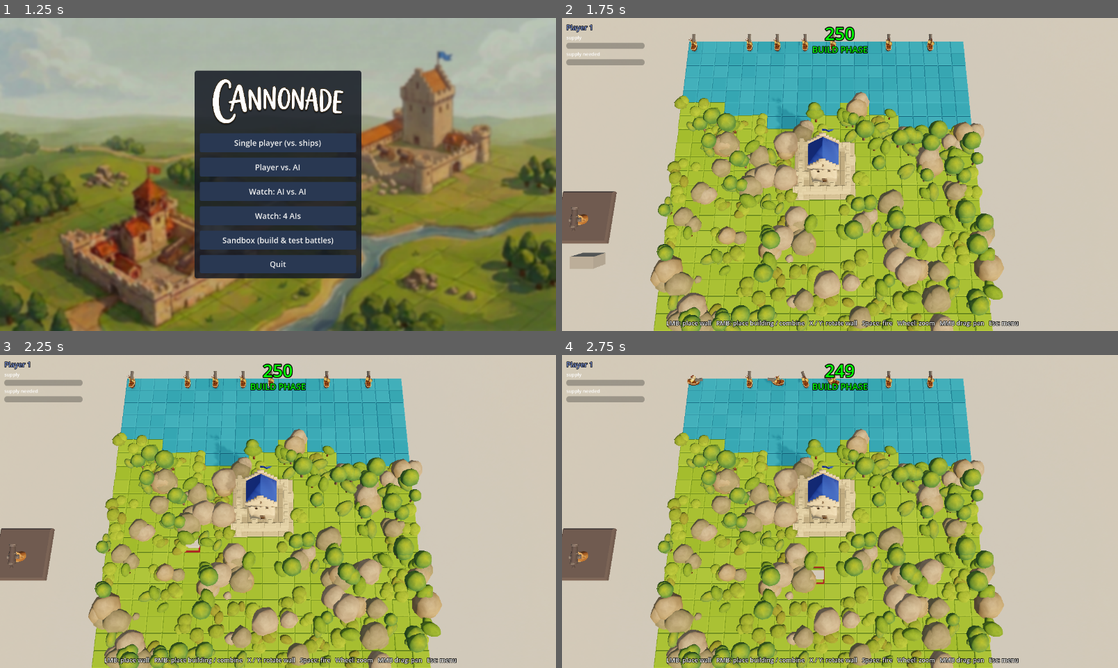
Above: before the commit, frames 1-4 (two rows, left to right).
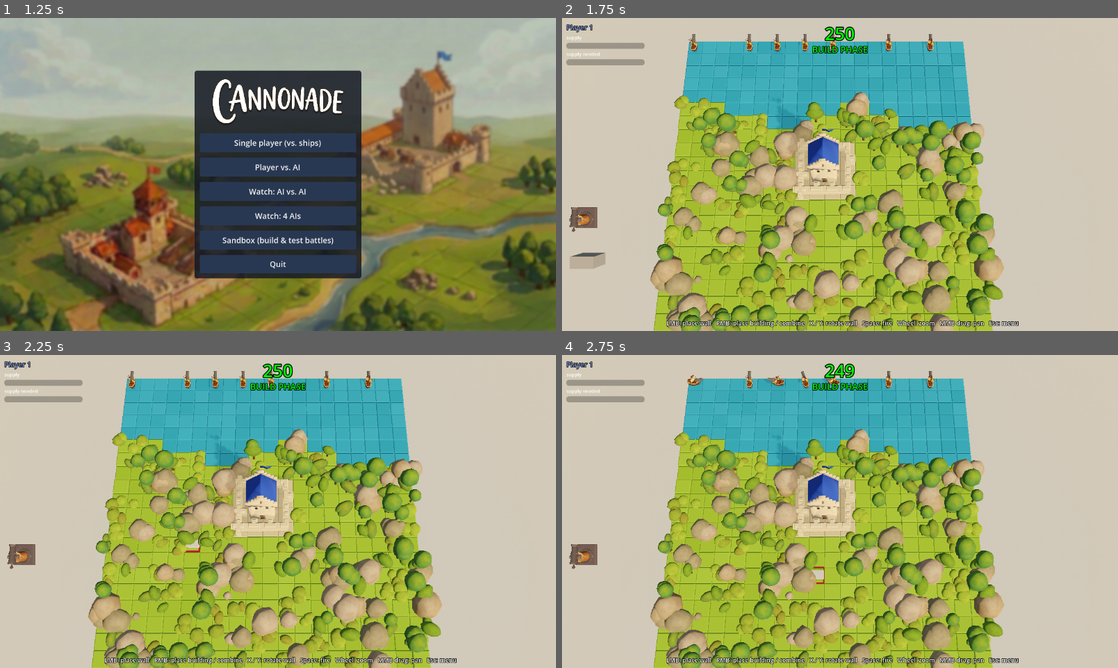
Above: after the commit, the same moments.

Repository: sebastianrueckerai/cannonade
Game: Godot game, scene res://scenes/splash.tscn
Two runs of this game, one before a commit and one after it. Both use one fixed random seed, a clock stepped at 60 frames per second and the inputs below.
Inputs (mouse positions are in pixels of both pictures, inside the frame that each line leads up to):
- Up to frame 1 (1.25 s): tap Enter at 0.5 s; move the mouse to (400, 158) at 0.52 s; right-click (400, 158) at 0.6 s; click (400, 158) at 0.67 s
- Up to frame 2 (1.75 s): click "Single player (vs. ships)" at 1.25 s
- Up to frame 3 (2.25 s): tap Space (fire) at 2 s; drag from (166, 527) to (250, 574) at 2.02 s
- Up to frame 4 (2.75 s): no input

Frame 1 is identical in both runs. In frame 2, 1.2% of the frame differs, in the area x 0-69%, y 32-95%; in frame 3, 1.2%; in frame 4, 1.2%.

Commit message:
C12 repaint ships: walls, tile, shell, plates and trees on the painted path
The flat palette set paints on the D49 path (round 26, picked 1 subtle):
the nine wall pieces, the tile grain under the Map colour lerp, the shell
iron, the three gun plates. The three leaf-tree looks repaint deep so they
read leaf under soft_honey (D52 critique). ArtPlate detaches the plate from
the turning gun (top_level): the per-frame correction lagged a frame behind
every re-aim, so plates visibly swung with the gun.

Co-Authored-By: Claude Fable 5.1 <noreply@anthropic.com>

Diff:
--- a/scripts/ArtPlate.gd
+++ b/scripts/ArtPlate.gd
@@ -1,6 +1,9 @@
 extends Node3D
 ## The plate under a gun model: the gun turns to aim, the plate stays square to the tile grid.
+## The plate detaches from the turning subtree (top level): its world transform is fixed once,
+## so a re-aim can never swing it, not even for one frame (session 11 gate fault: the plate
+## lagged a frame behind every re-aim and visibly rotated with the gun).
 
 
-func _process(_delta: float) -> void:
-	global_basis = Basis.IDENTITY
+func _ready() -> void:
+	top_level = true
Binary file changed: assets/art/3d/cannon.glb
Binary file changed: assets/art/3d/cannon22a.glb
Binary file changed: assets/art/3d/cannon33a.glb
Binary file changed: assets/art/3d/nature_leaf_tree.2.glb
Binary file changed: assets/art/3d/nature_leaf_tree.3.glb
Binary file changed: assets/art/3d/nature_leaf_tree.glb
Binary file changed: assets/art/3d/shell.glb
Binary file changed: assets/art/3d/tile.glb
Binary file changed: assets/art/3d/wall_cross_base.glb
Binary file changed: assets/art/3d/wall_cross_upper.glb
Binary file changed: assets/art/3d/wall_curve_base.glb
Binary file changed: assets/art/3d/wall_curve_upper.glb
(and 5 more such lines)
